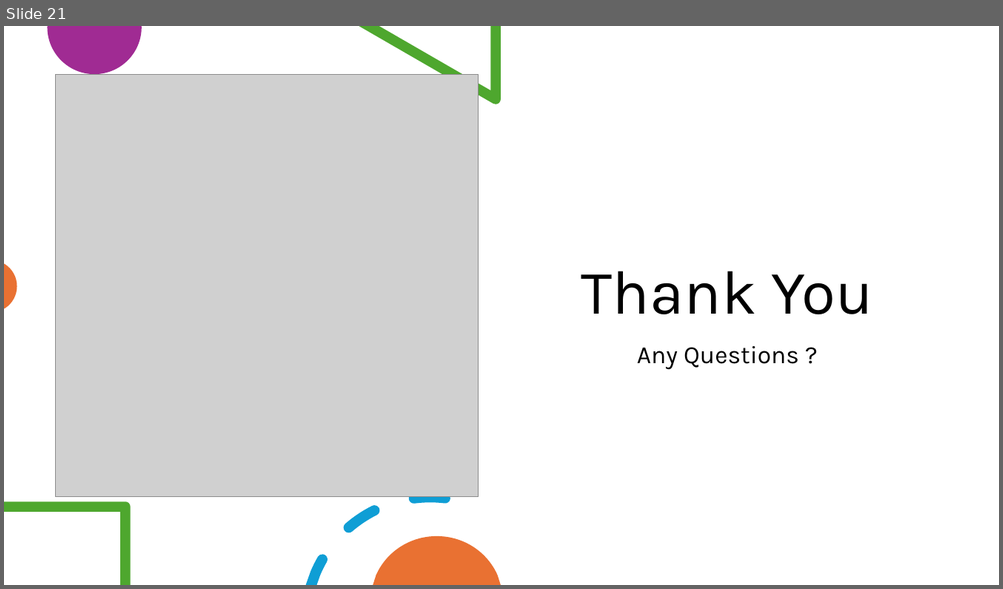
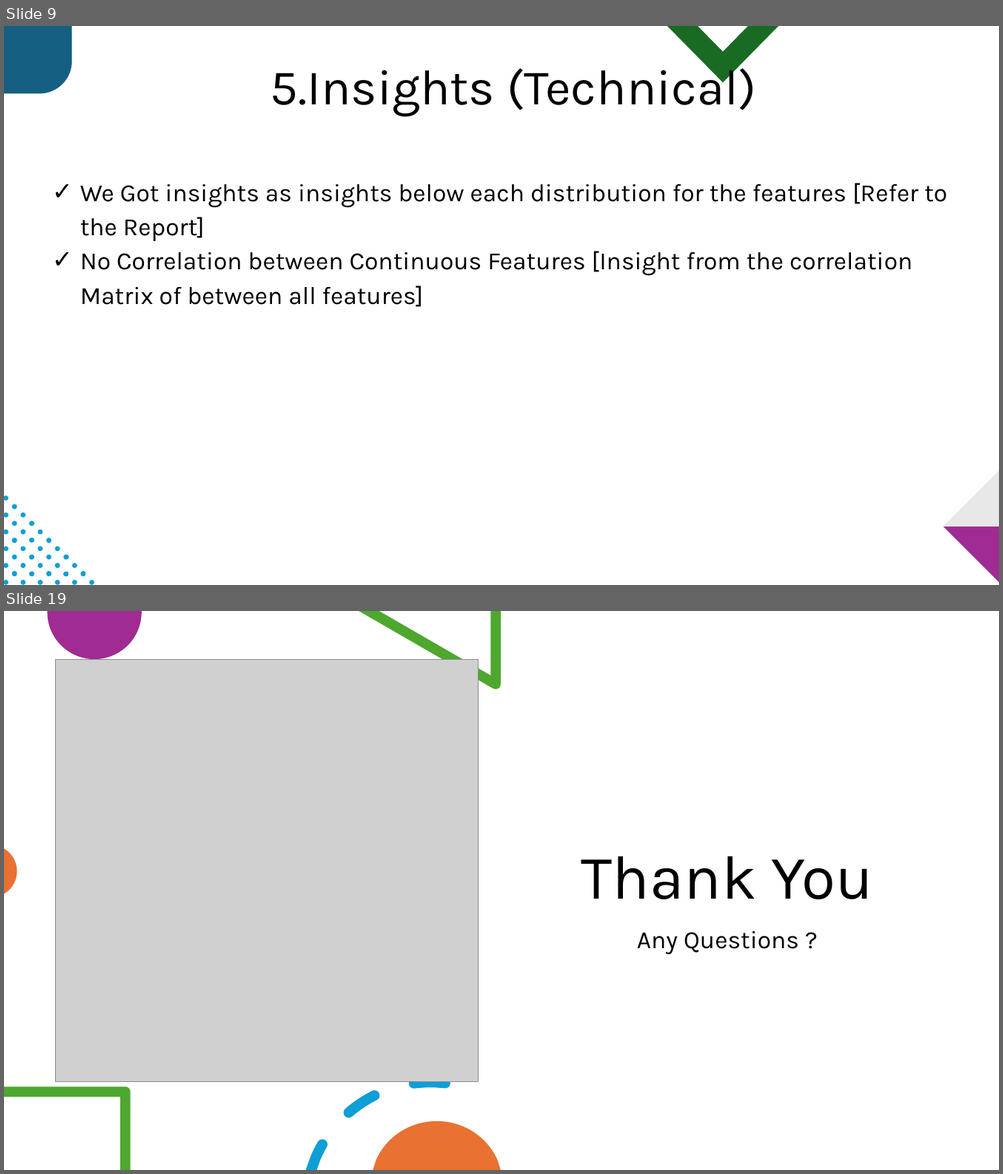
Before and after one commit to BasmaElhoseny01/Credit-Score-Classification-and-Analysis, a slide deck: Presentation.pptx. Shown one above the other, each under a label of ours: slide 21 before the commit, slides 9 and 19 after it; the slides between them are not shown. The pictures are 1003x589 and 1003x1174 pixels, drawn with LibreOffice and Linux fonts; fonts in the diff are those of the drawing; grey boxes stand for pictures. Boxes give left, top, right and bottom in pixels: in the first picture for what was removed or moved away, otherwise in the second. Text is boxed around its words. In the diff, an @@ line names an element or a change of style, - is before the commit and + after.

```diff
--- a/Presentation.pptx
+++ b/Presentation.pptx
@@ slide 9 added at <box>4,26,999,585</box>, background #FFFFFF @@
@@ freeform shape added at <box>4,26,72,94</box>, fill #156082 @@
@@ freeform shape added at <box>667,26,779,83</box>, fill #196B24 @@
@@ text added at <box>270,59,756,117</box>, 48 pt, text #000000 @@
+5.Insights (Technical)
@@ text added at <box>80,183,947,307</box>, 24 pt, text #000000 @@
+✓ We Got insights as insights below each distribution for the features [Refer to the Report]
+✓ No Correlation between Continuous Features [Insight from the correlation Matrix of between all features]
@@ freeform shape added at <box>943,471,999,528</box>, fill #E8E8E8 @@
@@ freeform shape added at <box>943,527,999,582</box>, fill #A02B93 @@
@@ group added at <box>4,496,94,585</box>: 36 freeform shapes @@
@@ what was slide 21 is now slide 19 @@
```
Also in this commit, not shown: 10 slides changed, 7 other slides added, 10 slides removed, 6 other files.
